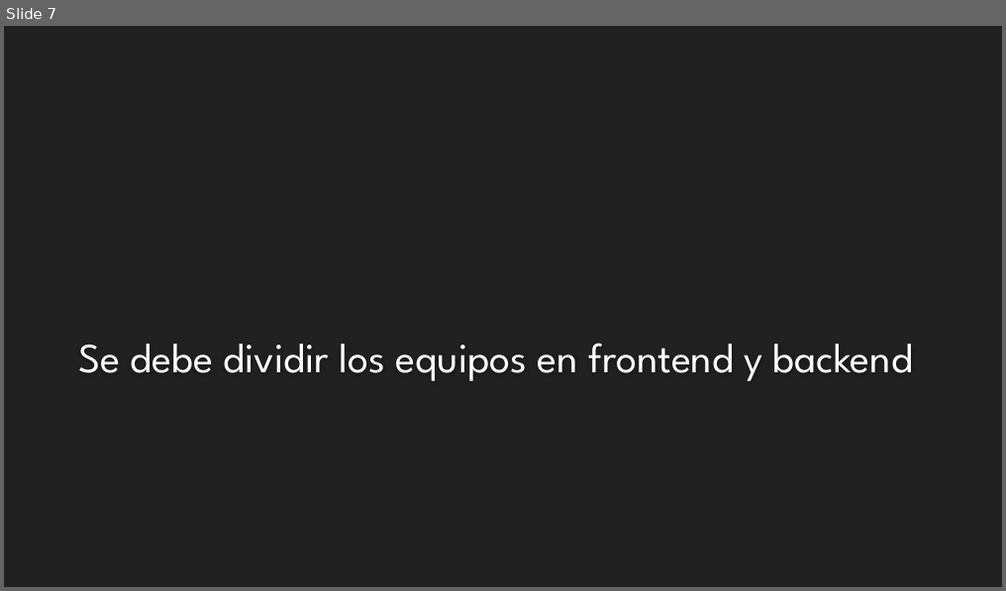
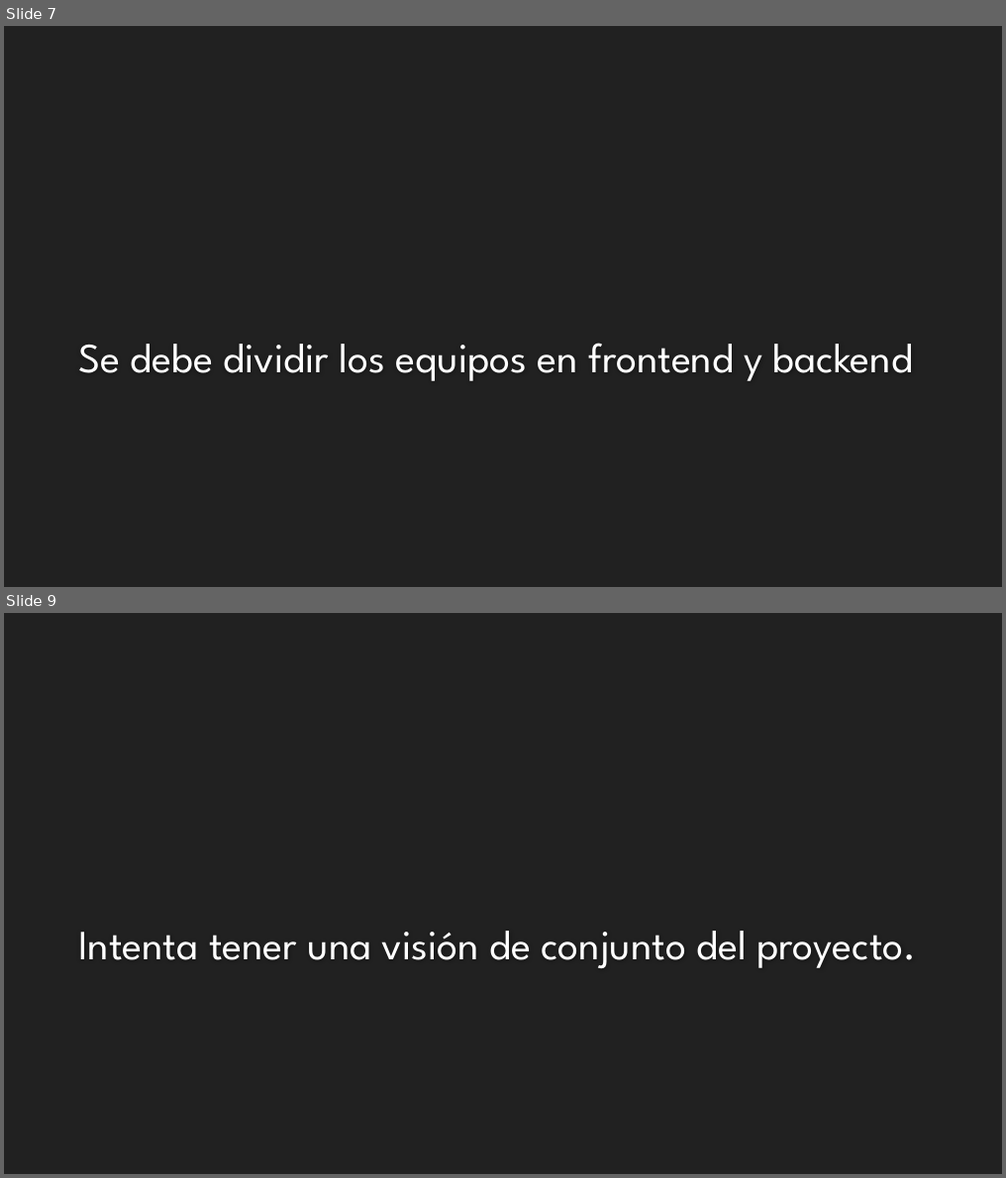
Before and after one commit to Jviejo/frontent, a slide deck: doc/20 años haciendo web.pptx. Shown one above the other, each under a label of ours: slide 7 before the commit, slides 7 and 9 after it; the slides between them are not shown. The pictures are 1006x591 and 1006x1178 pixels, drawn with LibreOffice and Linux fonts; fonts in the diff are those of the drawing; background and template pictures are left out. Boxes give left, top, right and bottom in pixels: in the first picture for what was removed or moved away, otherwise in the second. Text is boxed around its words. In the diff, an @@ line names an element or a change of style, - is before the commit and + after.

```diff
--- a/doc/20 años haciendo web.pptx
+++ b/doc/20 años haciendo web.pptx
@@ slide 9 added at [4,613,1002,1174], background #212121 @@
@@ text added at [78,931,916,968], 40 pt, text #FFFFFF @@
+Intenta tener una visión de conjunto del proyecto.
```
Also in this commit, not shown: 2 slides changed, 1 slide removed, 2 other files.
